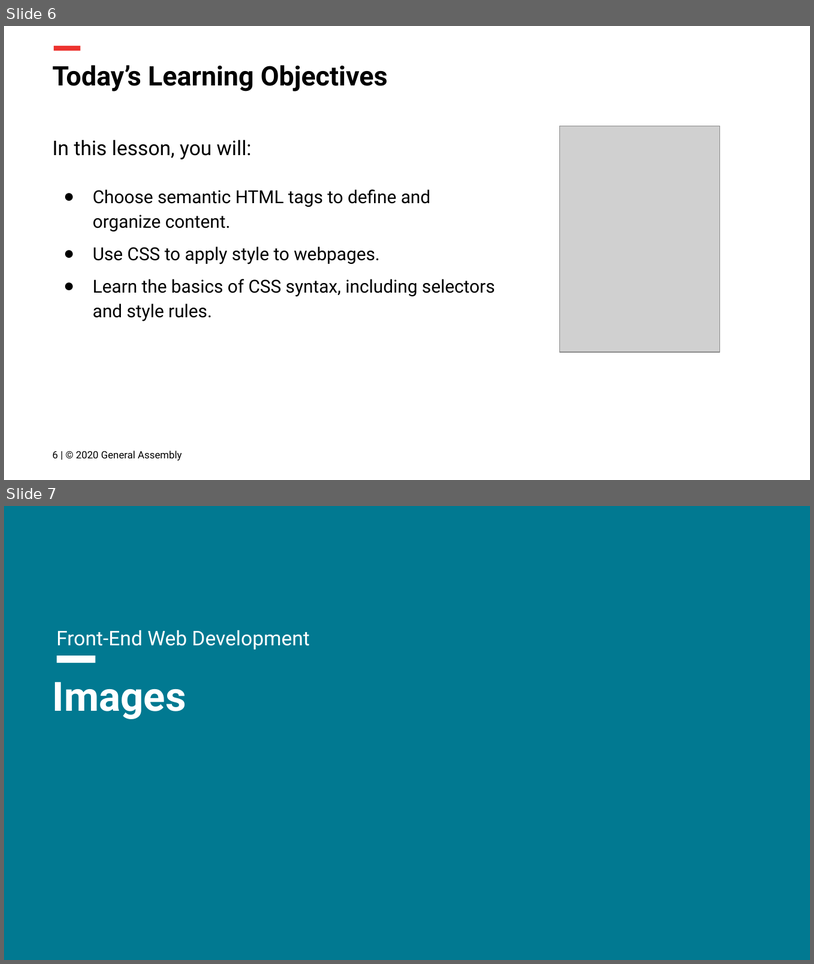
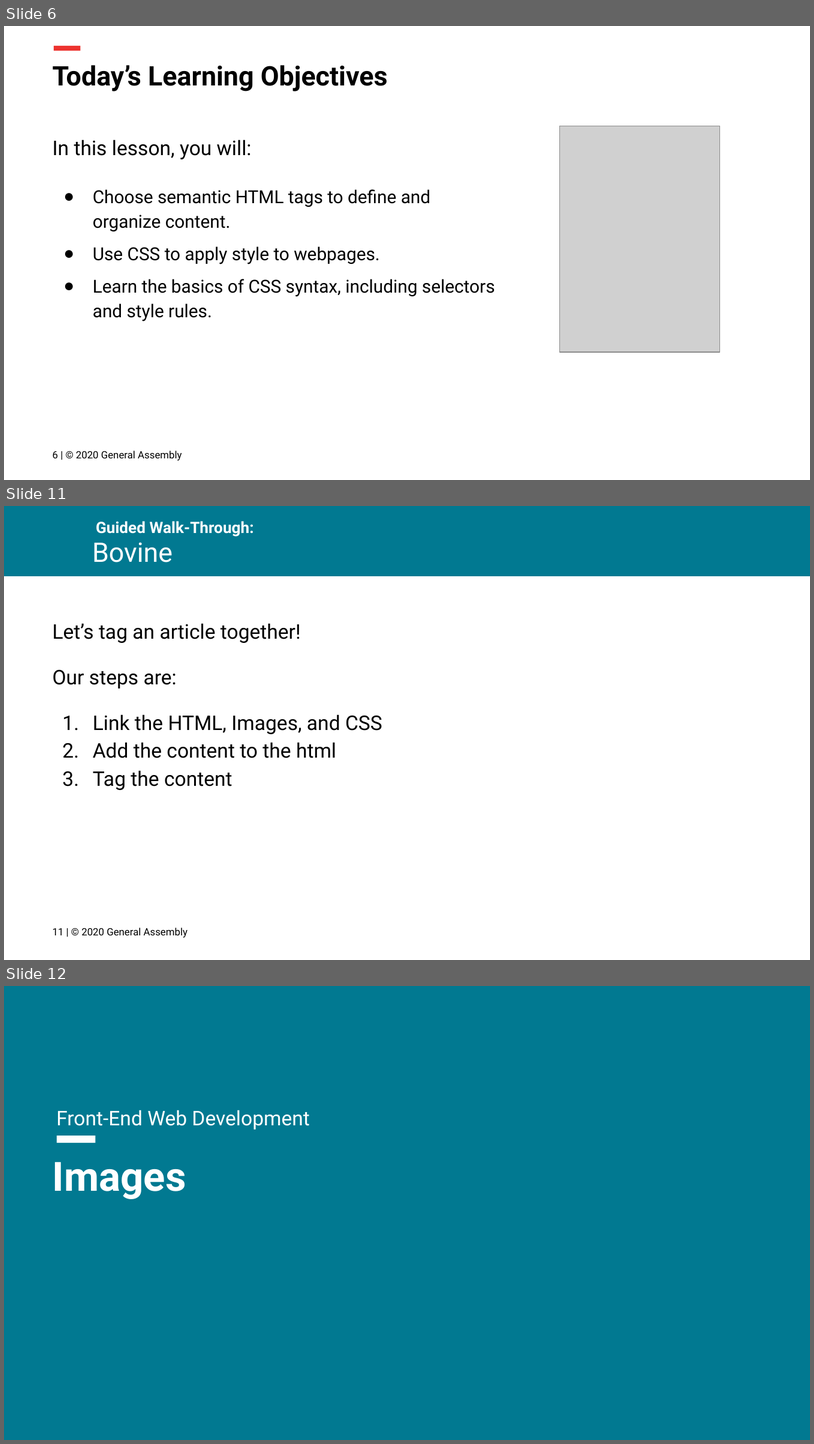
Before and after one commit to FEWD2022/Curriculum011822, a slide deck: Lesson Decks/02 CSS Basics - FEWD 3.2.pptx. Shown one above the other, each under a label of ours: slides 6 and 7 before the commit, slides 6, 11 and 12 after it; the slides between them are not shown. The pictures are 814x964 and 814x1444 pixels, drawn with LibreOffice and Linux fonts; fonts in the diff are those of the drawing; grey boxes stand for pictures; background and template pictures are left out. Boxes give left, top, right and bottom in pixels: in the first picture for what was removed or moved away, otherwise in the second. Text is boxed around its words. In the diff, an @@ line names an element or a change of style, - is before the commit and + after.

```diff
--- a/Lesson Decks/02 CSS Basics - FEWD 3.2.pptx
+++ b/Lesson Decks/02 CSS Basics - FEWD 3.2.pptx
@@ slide 11 added at [4, 506, 810, 960], background #FFFFFF @@
@@ rectangle added at [4, 506, 810, 576], fill #017991 @@
@@ text added at [96, 521, 254, 537], 14 pt, text #FFFFFF, bold @@
+Guided Walk-Through:
@@ title added at [92, 542, 173, 562], 24 pt, text #FFFFFF @@
+Bovine
@@ text added at [53, 623, 383, 790], 18 pt, text #000000 @@
+Let’s tag an article together!
+Our steps are:
+1. Link the HTML, Images, and CSS
+2. Add the content to the html
+3. Tag the content
@@ page number added at [4, 925, 48, 959], 13 pt, text #FFFFFF @@
+11
@@ text added at [53, 927, 188, 937], 9 pt, text #000000 @@
+11 | © 2020 General Assembly
@@ what was slide 7 is now slide 12 @@
```
Also in this commit, not shown: 1 slide changed, 4 other slides added, 1 slide removed, 8 other files.
